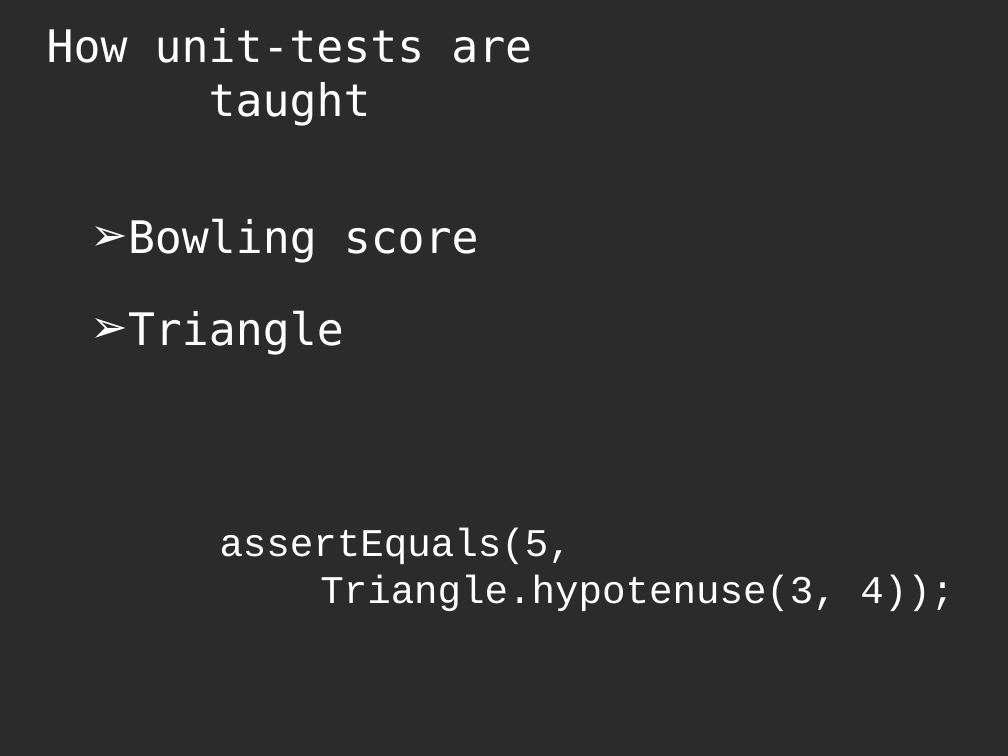
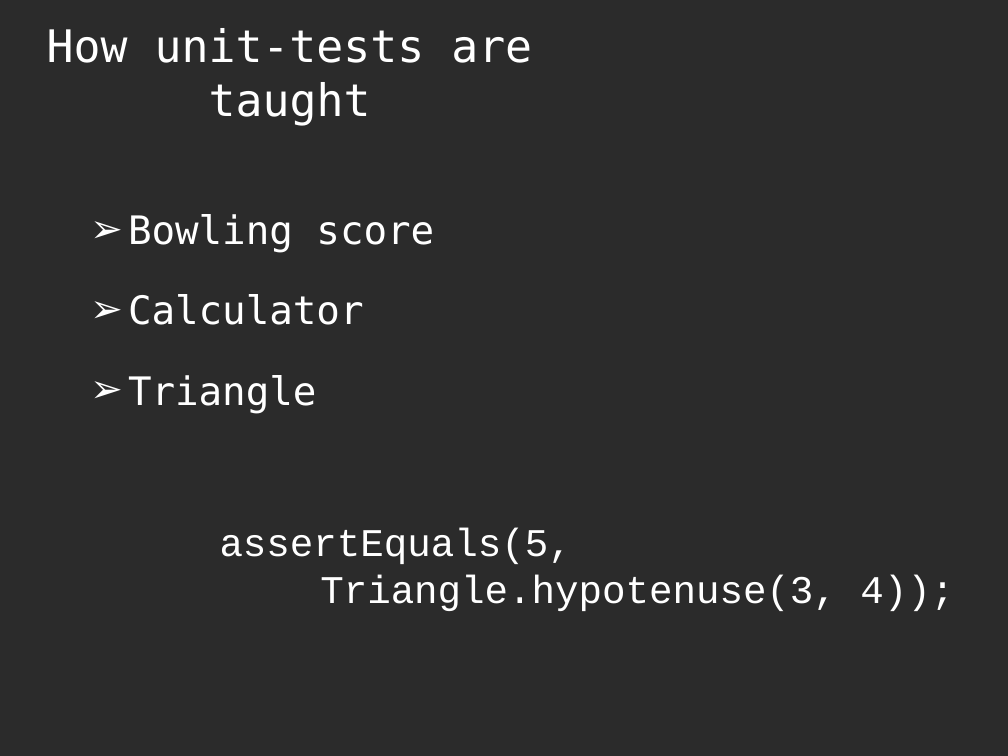
Before and after one commit to asolntsev/presentations, a slide deck: slide 2 of real-life-unit-tests/RealLifeUnitTests.agile-ee.eng.ppt. Drawn at 1008x756 pixels with LibreOffice and Linux fonts; fonts in the diff are those of the drawing; background and template pictures are left out; a plain dark background stands for a picture behind light text. Boxes give left, top, right and bottom in pixels: in the first picture for what was removed or moved away, otherwise in the second. Text is boxed around its words. In the diff, an @@ line names an element or a change of style, - is before the commit and + after.

```diff
--- a/real-life-unit-tests/RealLifeUnitTests.agile-ee.eng.ppt
+++ b/real-life-unit-tests/RealLifeUnitTests.agile-ee.eng.ppt
@@ text at bbox=[128, 214, 434, 414]: size 32 to 28 pt in "Bowling score", "Triangle"; less space between paragraphs @@
@@ text at bbox=[128, 294, 364, 325]: paragraph added @@
+➢ Calculator
```
Also in this commit, not shown: 4 other slides changed, 3 slides added, 1 slide removed.
